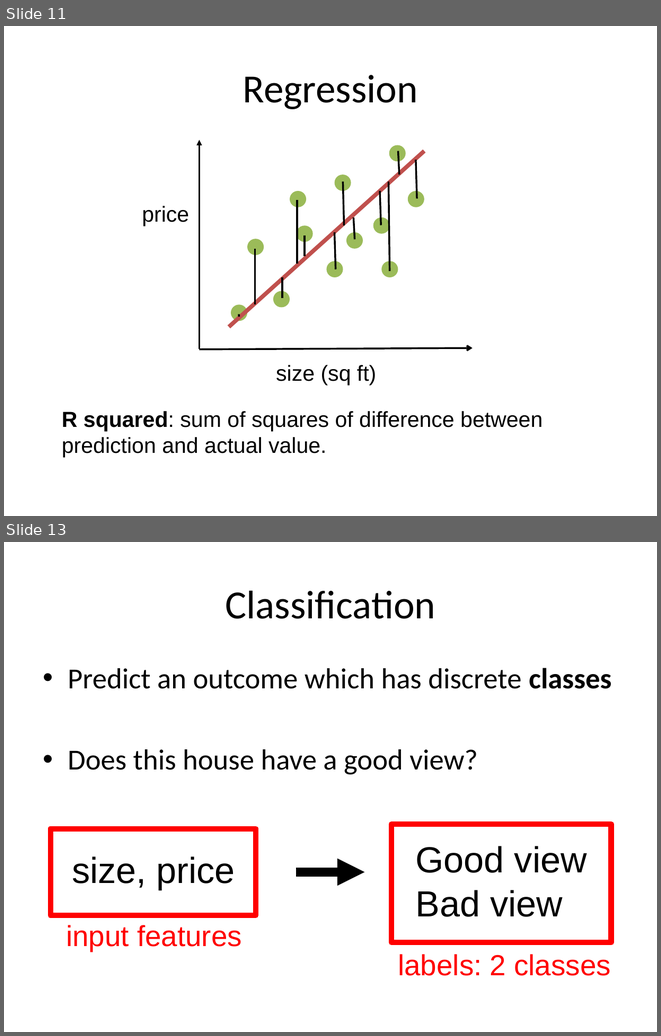
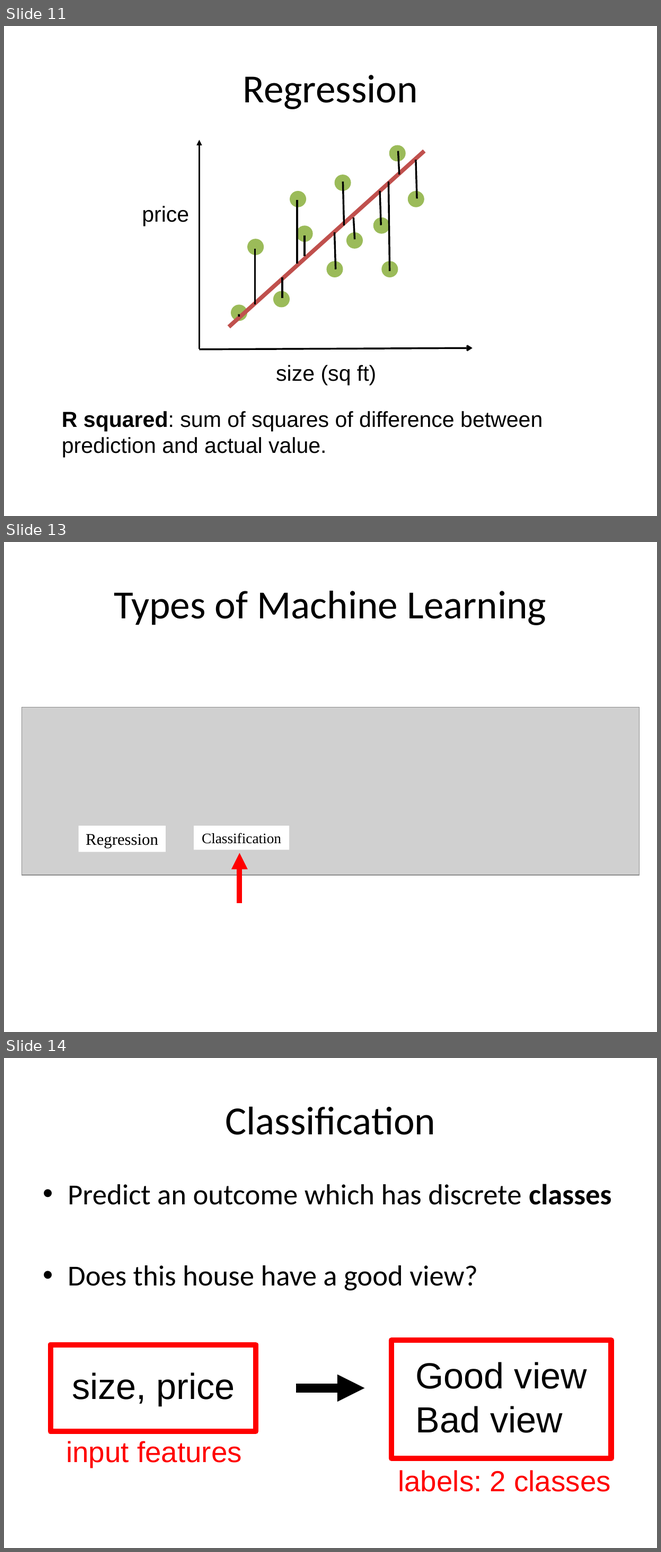
Before and after one commit to aloksharma1993/techfest-ml-tutorial, a slide deck: Techfest_ML.pptx. Shown one above the other, each under a label of ours: slides 11 and 13 before the commit, slides 11, 13 and 14 after it; the slides between them are not shown. The pictures are 661x1036 and 661x1552 pixels, drawn with LibreOffice and Linux fonts; fonts in the diff are those of the drawing; grey boxes stand for pictures. Boxes give left, top, right and bottom in pixels: in the first picture for what was removed or moved away, otherwise in the second. Text is boxed around its words. In the diff, an @@ line names an element or a change of style, - is before the commit and + after.

```diff
--- a/Techfest_ML.pptx
+++ b/Techfest_ML.pptx
@@ slide 13 added at (4,542,657,1032), background #FFFFFF @@
@@ title added at (114,590,546,625), 44 pt, text #000000 @@
+Types of Machine Learning
@@ picture added at (21,707,639,875) @@
@@ rectangle added at (78,826,165,852), fill #FFFFFF, 18 pt, text #000000 @@
+Regression
@@ rectangle added at (194,826,289,849), fill #FFFFFF, 16 pt, text #000000 @@
+Classification
@@ arrow added from (240, 903) to (240, 853), #FF0000 6 pt @@
@@ what was slide 13 is now slide 14 @@
```
Also in this commit, not shown: 5 slides changed.
